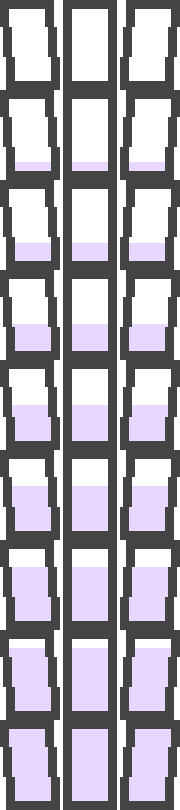
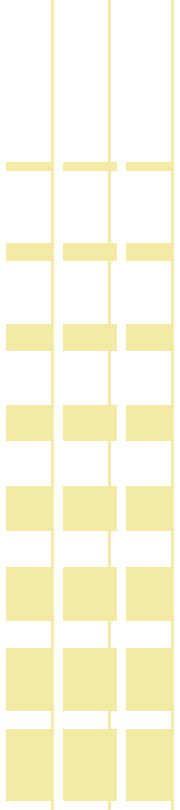
Layered file, before and after one edit (180 x 810). Changes by layer:
hid "frames" over [0, 0, 180, 810]
painted on "fill" over [6, 0, 174, 810]
